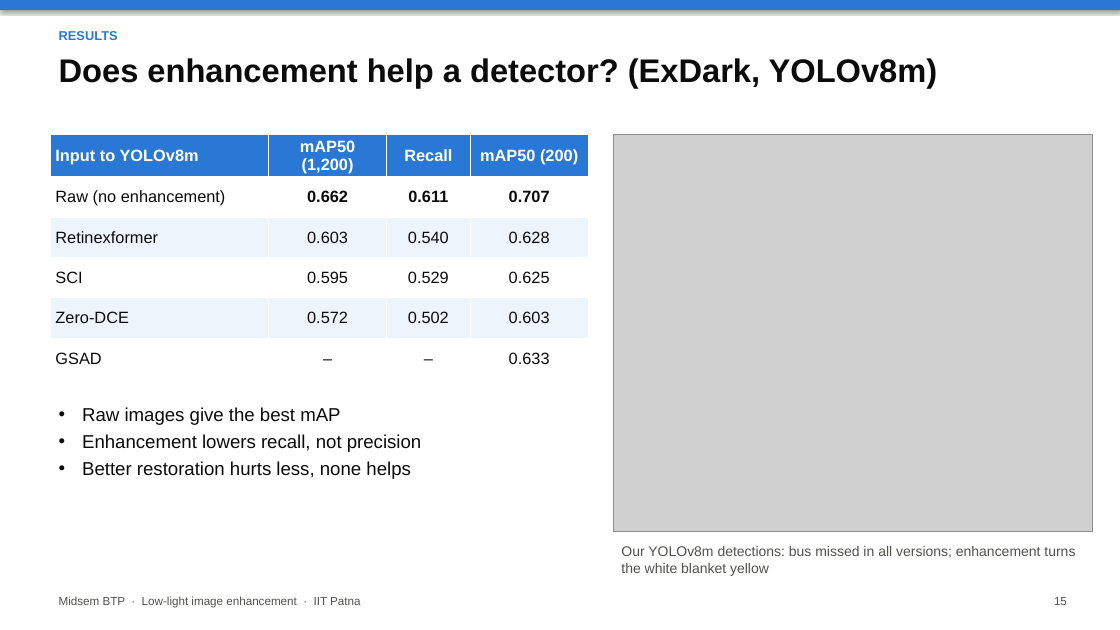
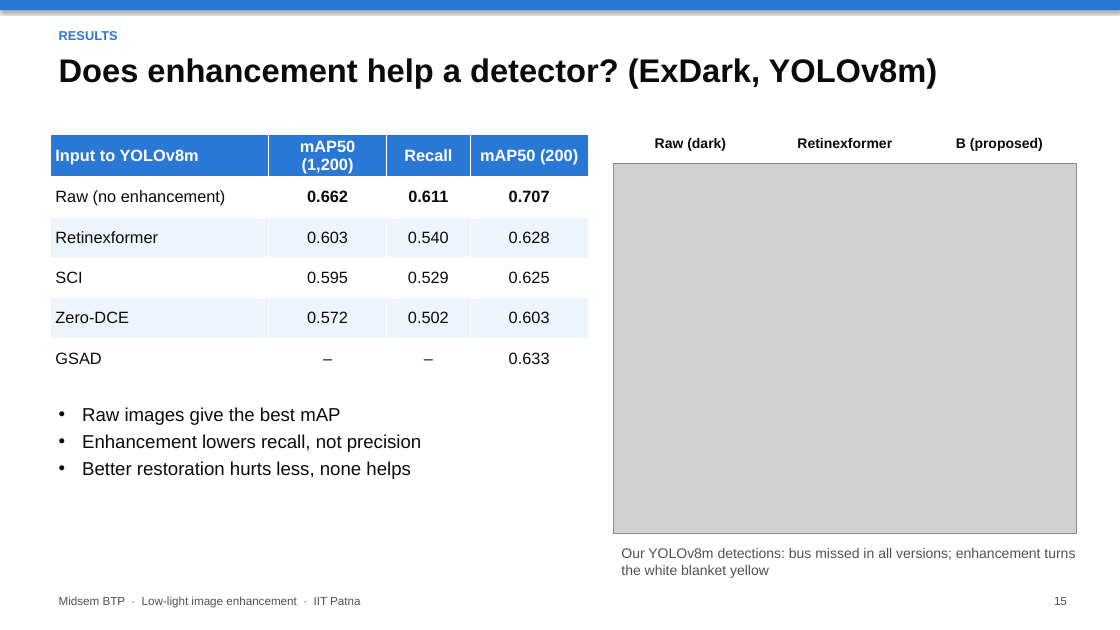
Before and after one commit to Crazycraftie/low-light-enhancement-btp, a slide deck: slide 15 of presentation/midsem.pptx. Drawn at 1120x630 pixels with LibreOffice and Linux fonts; fonts in the diff are those of the drawing; grey boxes stand for pictures. Boxes give left, top, right and bottom in pixels: in the first picture for what was removed or moved away, otherwise in the second. Text is boxed around its words. In the diff, an @@ line names an element or a change of style, - is before the commit and + after.

```diff
--- a/presentation/midsem.pptx
+++ b/presentation/midsem.pptx
@@ text added at [655,138,726,151], 12 pt, text #0B0B0B, bold @@
+Raw (dark)
@@ text added at [797,138,892,148], 12 pt, text #0B0B0B, bold @@
+Retinexformer
@@ text added at [956,138,1043,151], 12 pt, text #0B0B0B, bold @@
+B (proposed)
@@ picture: place and size @@
-picture at [613,134,1092,532]
+picture at [613,164,1077,534]
```
Also in this commit, not shown: 5 other slides changed, 7 other files.
